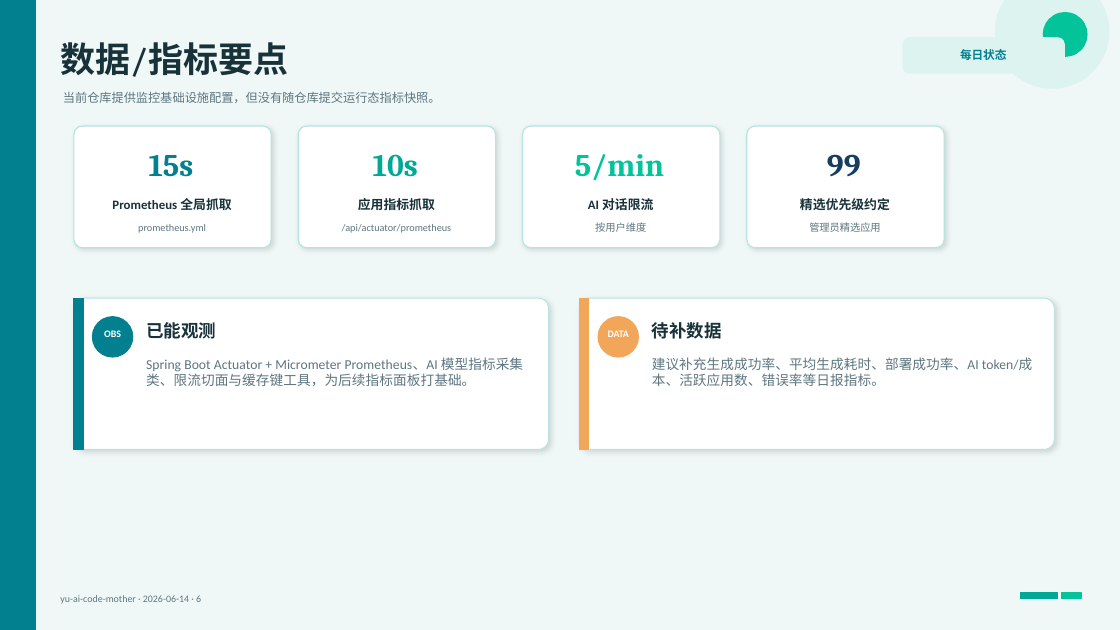
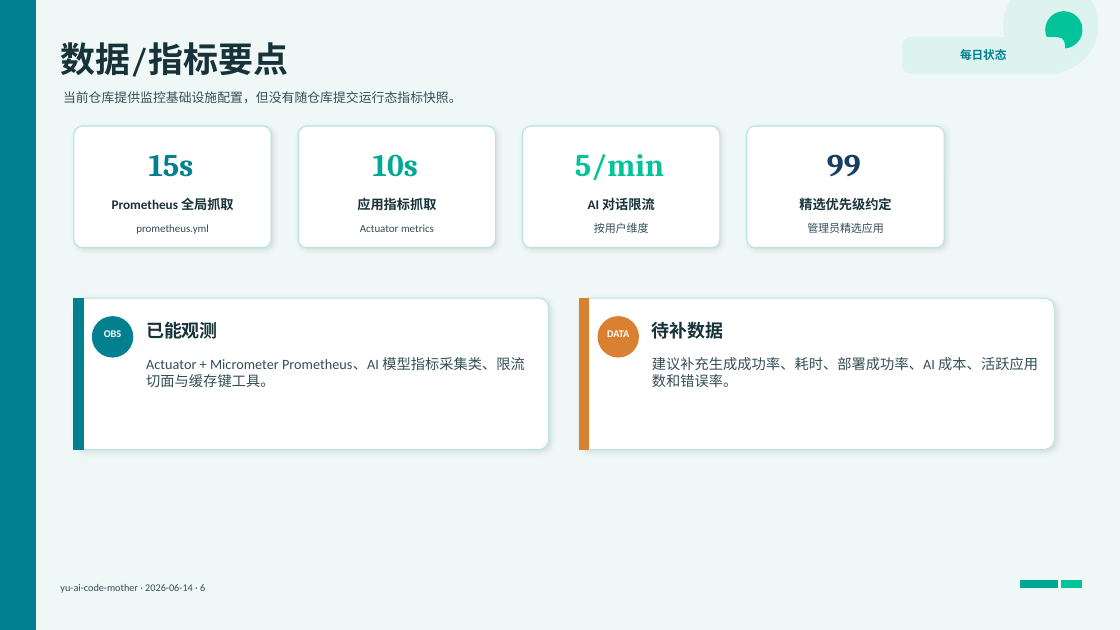
Before and after one commit to liyupi/yu-ai-code-mother, a slide deck: slide 7 of docs/reports/project-status-2026-06-14.pptx. Drawn at 1120x630 pixels with LibreOffice and Linux fonts; fonts in the diff are those of the drawing. Boxes give left, top, right and bottom in pixels: in the first picture for what was removed or moved away, otherwise in the second. Text is boxed around its words. In the diff, an @@ line names an element or a change of style, - is before the commit and + after.

```diff
--- a/docs/reports/project-status-2026-06-14.pptx
+++ b/docs/reports/project-status-2026-06-14.pptx
@@ ellipse: place and size @@
-ellipse at [996,0,1109,88]
+ellipse at [1004,0,1098,72]
@@ ellipse: place and size @@
-ellipse at [1044,13,1087,56]
+ellipse at [1046,12,1082,48]
@@ text "当前仓库提供监控基础设施配置，但没有随仓库提交运行态指标快照。" at [63,91,462,103]: size 10.5 to 11 pt, text colour #5E7680 to #334E57 @@
@@ size 11 to 11.3 pt in 4 elements at [112,198,234,210], [357,198,436,210], [588,198,655,210], [799,198,891,210] @@
@@ text at [360,224,434,232]: text changed; size 8.8 to 9.4 pt; text colour #5E7680 to #334E57 @@
-/api/actuator/prometheus
+Actuator metrics
@@ size 8.8 to 9.4 pt, text colour #5E7680 to #334E57 in 3 elements at [136,224,209,234], [594,223,649,233], [807,223,884,233] @@
@@ shadow changed in 6 elements at [74,126,271,248], [298,126,496,248], [523,126,720,248], [747,126,944,248], [74,298,549,450], [580,298,1054,450] @@
@@ rectangle at [580,298,589,450]: fill #F2A65A to #D98032; outline #F2A65A 1 pt to #D98032 1 pt @@
@@ text "OBS" at [104,330,121,337]: size 8.5 to 8.8 pt @@
@@ text "已能观测" at [146,322,218,339]: size 15 to 15.4 pt @@
@@ text "DATA" at [607,330,629,337]: size 8.5 to 8.8 pt @@
@@ ellipse at [598,317,639,357]: fill #F2A65A to #D98032; outline #F2A65A 1 pt to #D98032 1 pt @@
@@ text "待补数据" at [652,321,724,339]: size 15 to 15.4 pt @@
@@ text at [146,357,525,387]: text changed; size 11.7 to 12.2 pt; text colour #5E7680 to #334E57 @@
-Spring Boot Actuator + Micrometer Prometheus、AI 模型指标采集类、限流切面与缓存键工具，为后续指标面板打基础。
+Actuator + Micrometer Prometheus、AI 模型指标采集类、限流切面与缓存键工具。
@@ text at [652,357,1038,387]: text changed; size 11.7 to 12.2 pt; text colour #5E7680 to #334E57 @@
-建议补充生成成功率、平均生成耗时、部署成功率、AI token/成本、活跃应用数、错误率等日报指标。
+建议补充生成成功率、耗时、部署成功率、AI 成本、活跃应用数和错误率。
@@ text "yu-ai-code-mother · 2026-06-14 · 6" at [60,584,205,593]: size 8.5 to 8.8 pt, text colour #5E7680 to #334E57 @@
@@ 2 rectangles, 1 text: place and size @@
-2 rectangles, 1 text at [60,592,1081,604]
+2 rectangles, 1 text at [60,581,1081,593]
```
Also in this commit, not shown: 11 other slides changed.
